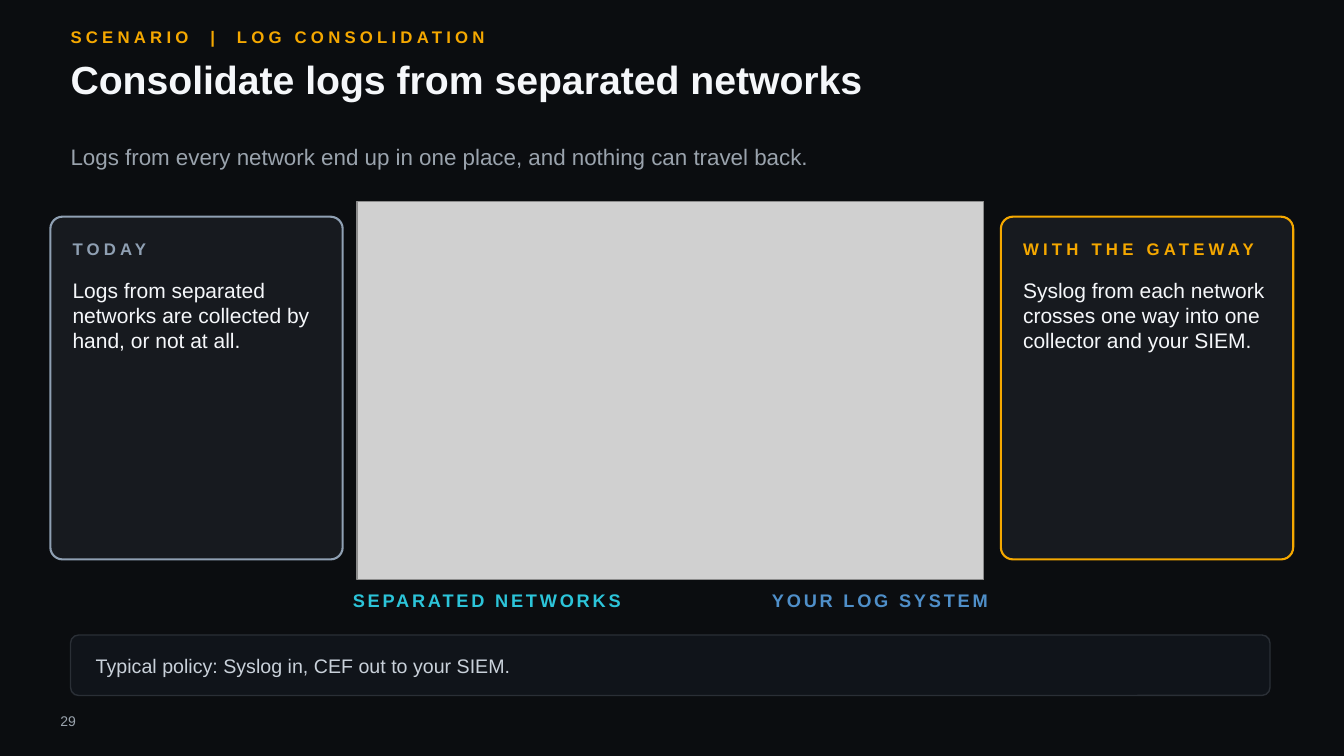
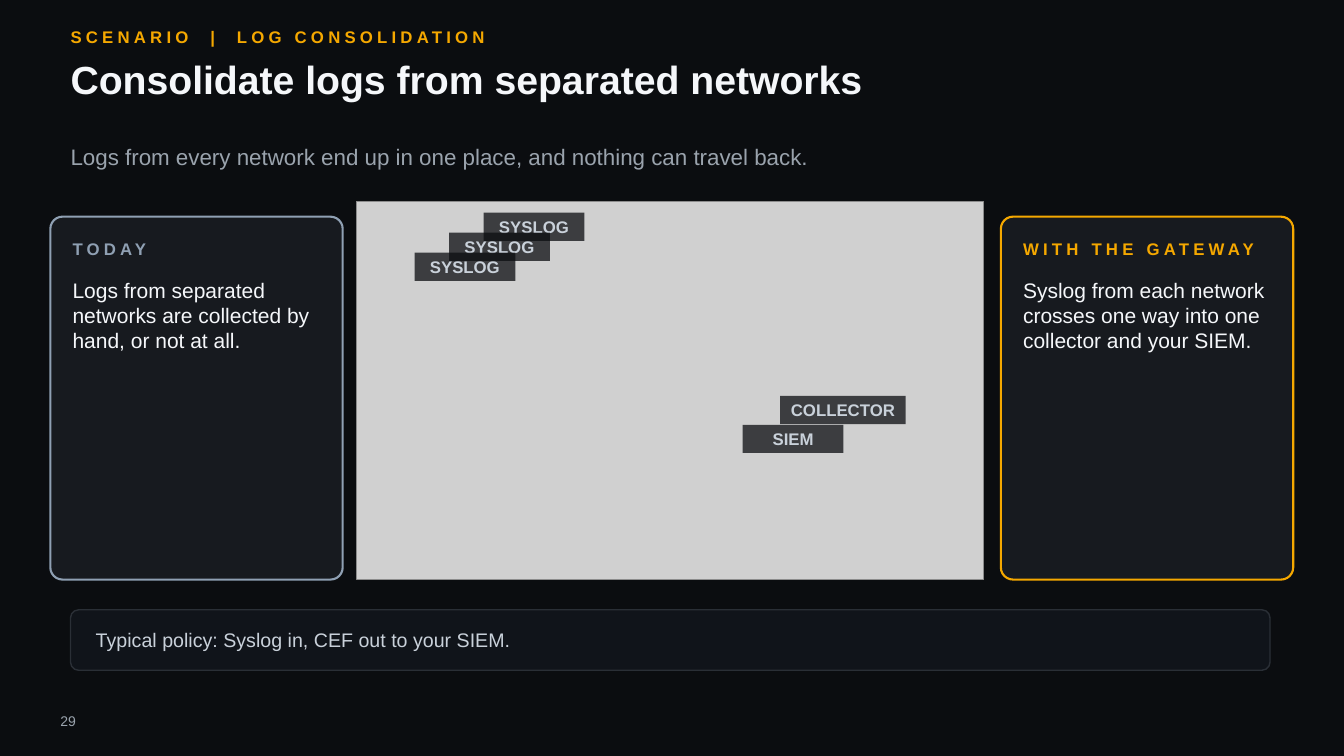
Before and after one commit to hybridus/DFX_Marketing, a slide deck: slide 29 of Projects/04_Presales_Gateway_Deck/pilot/raw.pptx. Drawn at 1344x756 pixels with LibreOffice and Linux fonts; fonts in the diff are those of the drawing; grey boxes stand for pictures; background and template pictures are left out. Boxes give left, top, right and bottom in pixels: in the first picture for what was removed or moved away, otherwise in the second. Text is boxed around its words. In the diff, an @@ line names an element or a change of style, - is before the commit and + after.

```diff
--- a/Projects/04_Presales_Gateway_Deck/pilot/raw.pptx
+++ b/Projects/04_Presales_Gateway_Deck/pilot/raw.pptx
@@ rounded rectangle: place and size @@
-rounded rectangle at box(50, 217, 343, 560)
+rounded rectangle at box(50, 217, 343, 580)
@@ rectangle added at box(450, 233, 551, 261), fill #0B0D10 at 75% opacity, 12 pt, text #C9D1DA, bold @@
+SYSLOG
@@ rectangle added at box(484, 213, 585, 241), fill #0B0D10 at 75% opacity, 12 pt, text #C9D1DA, bold @@
+SYSLOG
@@ rounded rectangle: place and size @@
-rounded rectangle at box(1001, 217, 1294, 560)
+rounded rectangle at box(1001, 217, 1294, 580)
@@ rectangle added at box(414, 253, 515, 281), fill #0B0D10 at 75% opacity, 12 pt, text #C9D1DA, bold @@
+SYSLOG
@@ rectangle added at box(780, 396, 906, 424), fill #0B0D10 at 75% opacity, 12 pt, text #C9D1DA, bold @@
+COLLECTOR
@@ rectangle added at box(743, 424, 844, 453), fill #0B0D10 at 75% opacity, 12 pt, text #C9D1DA, bold @@
+SIEM
@@ text removed at box(353, 585, 665, 615) @@
-SEPARATED NETWORKS
@@ text removed at box(772, 594, 988, 607) @@
-YOUR LOG SYSTEM
@@ rounded rectangle: place and size @@
-rounded rectangle at box(71, 635, 1270, 696)
+rounded rectangle at box(71, 610, 1270, 670)
@@ text "Typical policy: Syslog in, CEF ...": place and size @@
-text "Typical policy: Syslog in, CEF ..." at box(96, 658, 510, 677)
+text "Typical policy: Syslog in, CEF ..." at box(96, 632, 510, 651)
```
Also in this commit, not shown: 19 other slides changed, 38 other files.
